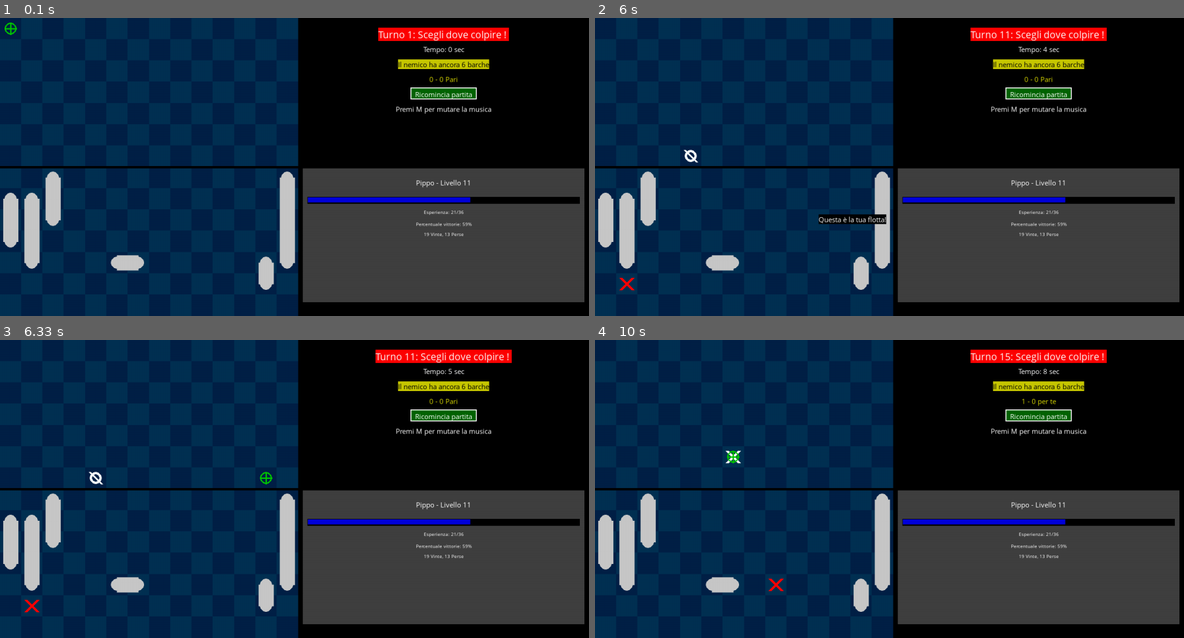
Above: before the commit, frames 1-4 (two rows, left to right).
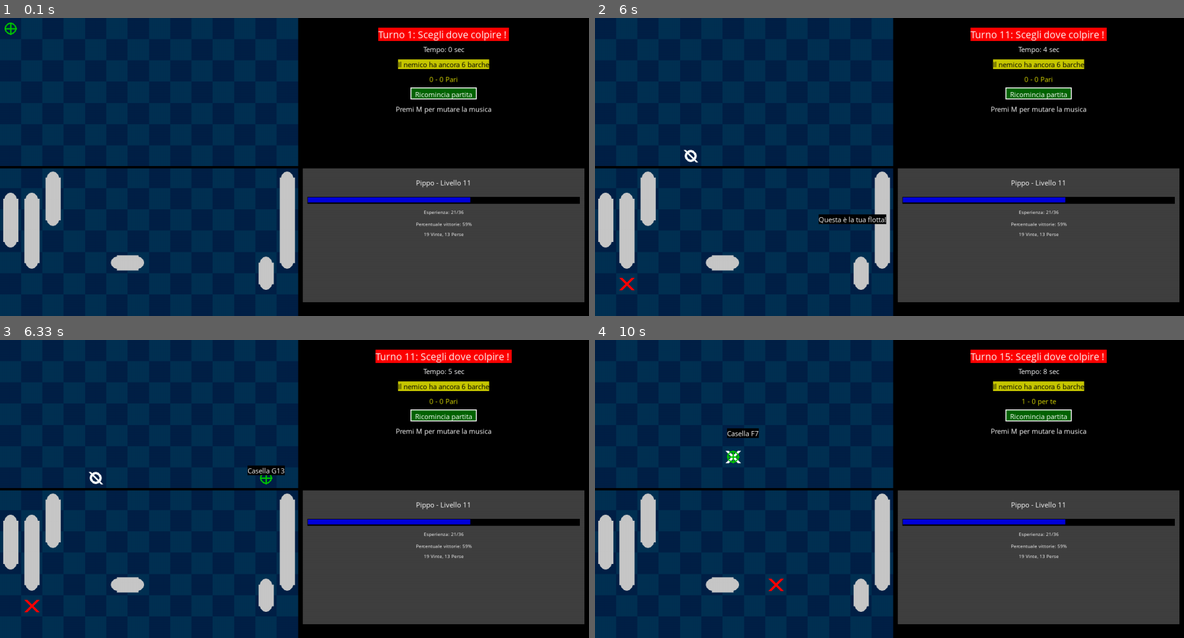
Above: after the commit, the same moments.

Repository: AlessandroBonomo28/pygame-tests
Game: pygame game, started from battaglia navale/game.py
Two runs of this game, one before a commit and one after it. Both use one fixed random seed, a clock stepped at 60 frames per second and the inputs below.
Inputs (mouse positions are in pixels of both pictures, inside the frame that each line leads up to):
- Up to frame 1 (0.1 s): no input
- Up to frame 2 (6 s): click (889, 167) at 0.38 s; click (1024, 211) at 0.72 s; click (771, 119) at 1.05 s; click (971, 101) at 1.88 s; click (777, 77) at 2.22 s; click (1048, 199) at 2.88 s; click (795, 68) at 3.22 s; click (936, 217) at 3.55 s; click (701, 65) at 3.88 s; click (695, 146) at 4.85 s; click (671, 259) at 5.23 s; click (701, 175) at 5.57 s; click (854, 232) at 5.88 s
- Up to frame 3 (6.33 s): press the mouse at (147, 489) at 6.2 s; move the mouse to (265, 489) at 6.3 s
- Up to frame 4 (10 s): release the mouse at (977, 489) at 6.43 s; click (777, 378) at 6.55 s; click (1024, 545) at 6.88 s; click (824, 578) at 7.22 s; press the mouse at (742, 489) at 7.53 s; move the mouse to (842, 509) at 7.63 s; release the mouse at (936, 527) at 7.77 s; click (789, 456) at 7.88 s; click (701, 420) at 8.22 s; click (765, 551) at 8.55 s; click (977, 426) at 8.88 s; click (889, 560) at 9.22 s; click (907, 554) at 9.55 s; click (742, 450) at 9.88 s

Frames 1-2 are identical in both runs. In frame 3, 0.2% of the frame differs, in the area x 42-49%, y 41-46%; in frame 4, 0.2%.

Commit message:
cell number

Diff:
--- a/battaglia navale/game.py
+++ b/battaglia navale/game.py
@@ -183,11 +183,30 @@
 			# draw single cross vertical horizontal
 			pygame.draw.line(canvas,aim_color,(x-piecesRadius,y),(x+piecesRadius,y),3)
 			pygame.draw.line(canvas,aim_color,(x,y-piecesRadius),(x,y+piecesRadius),3)
+
+			# draw cell number
+			txt_cell = "Casella "
+			txt_cell += chr(ord('A')+round(cell[1]))+str(round(cell[0]+1))
+			text = normalText.render(txt_cell, True, (255,255,255), (0,0,0))
+			textRect = text.get_rect()
+			textRect.center = (mouse_pos[0], mouse_pos[1] - 40)
+			canvas.blit(text, textRect)
 		elif board.isInsideBounds(cell) and board.getCellColor(cell) == PieceColor.BLACK:
 			# draw text Questa è la tua flotta
 			text = normalText.render("Questa è la tua flotta!", True, (255,255,255), (0,0,0))
 			textRect = text.get_rect()
 			textRect.center = (mouse_pos[0], mouse_pos[1] - 30)
+			canvas.blit(text, textRect)
+
+def drawCellNumbers(board : Board):
+	for j in range(board.height//2):
+		for i in range(board.width):
+			# txt cell es A1,B1
+			txt_cell = chr(ord('A')+j)+str(i+1)
+			color = oddCellColor if (i+j)%2 == 0 else evenCellColor
+			text = normalText.render(txt_cell, True, (255,255,255,128), color)
+			textRect = text.get_rect()
+			textRect.center = ((i+0.5)*cell_width, (j+0.5)*cell_width)
 			canvas.blit(text, textRect)
 
 def drawBoard(board :Board):
@@ -395,23 +414,7 @@
 
 button_reset = myButton("Ricomincia partita", (0,0), (0,100,0), (255,255,255), normalText,False,border_color=(255,255,255))
 
-# init board
-black_pieces = []
-red_pieces = []
-"""
-for i in range(2):
-	for j in range(Board.width):
-		if (i+j)%2 == 0:
-			red_pieces.append(Piece([(j,i)],PieceColor.RED))
-
-
-
-gommone_black = Piece([(0,7),(0,6)],PieceColor.BLACK)
-gommone_black.rotate(90)
-black_pieces.append(gommone_black)
-black_pieces.append(Piece([(2,11),(2,10),(2,9)],PieceColor.BLACK))
-black_pieces.append(Piece([(5,10),(6,10),(7,10)],PieceColor.BLACK))
-"""
+
 red_pieces = Fleet.generate(PieceColor.RED)
 black_pieces = Fleet.generate(PieceColor.BLACK)
 board = Board(red_pieces,black_pieces)
@@ -513,7 +516,7 @@
 					pygame.mixer.Sound.play(wrong_sound)
 
 	drawBoard(board)
-
+	#drawCellNumbers(board)
 	drawPieces(board)
 	drawHits(board)
 	drawLastAImiss(board)
